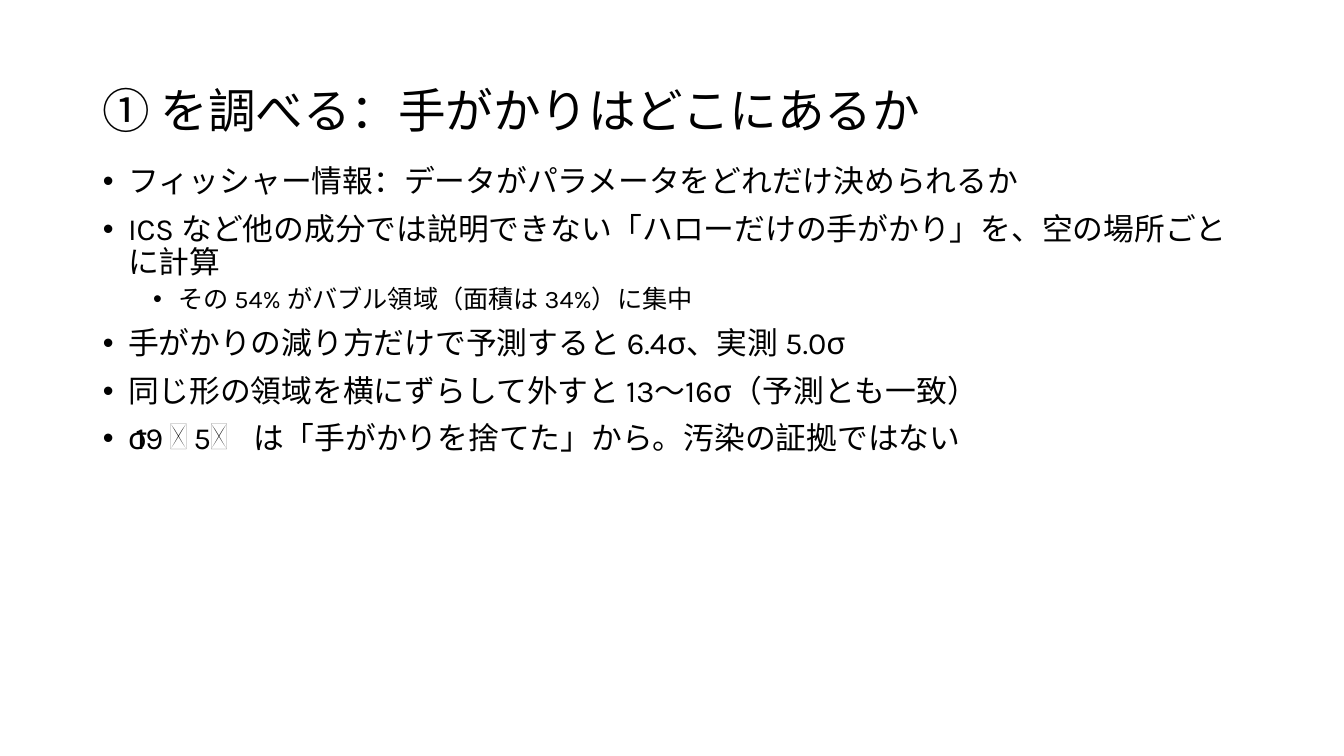
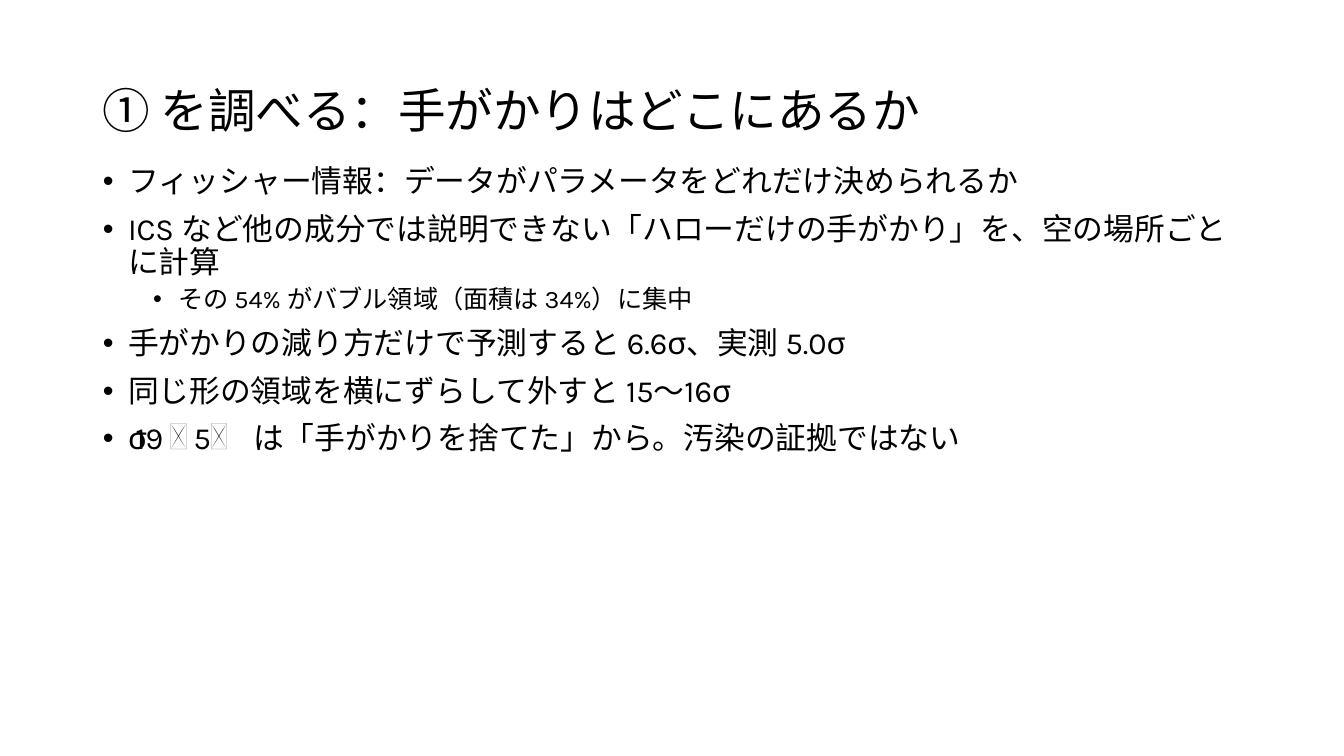
Before and after one commit to Mikann20041029/darkmatter-slides, a slide deck: slide 14 of slides/2026-10-02_研究進捗報告_claude.pptx. Drawn at 1344x756 pixels with LibreOffice and Linux fonts; fonts in the diff are those of the drawing. Boxes give left, top, right and bottom in pixels: in the first picture for what was removed or moved away, otherwise in the second. Text is boxed around its words. In the diff, an @@ line names an element or a change of style, - is before the commit and + after.

```diff
--- a/slides/2026-10-02_研究進捗報告_claude.pptx
+++ b/slides/2026-10-02_研究進捗報告_claude.pptx
@@ text at (x1=128, y1=328, x2=846, y2=405): text changed @@
-• 手がかりの減り方だけで予測すると 6.4σ、実測 5.0σ
-• 同じ形の領域を横にずらして外すと 13〜16σ（予測とも一致）
+• 手がかりの減り方だけで予測すると 6.6σ、実測 5.0σ
+• 同じ形の領域を横にずらして外すと 15〜16σ
```
Also in this commit, not shown: 13 other slides changed, 34 other files.
